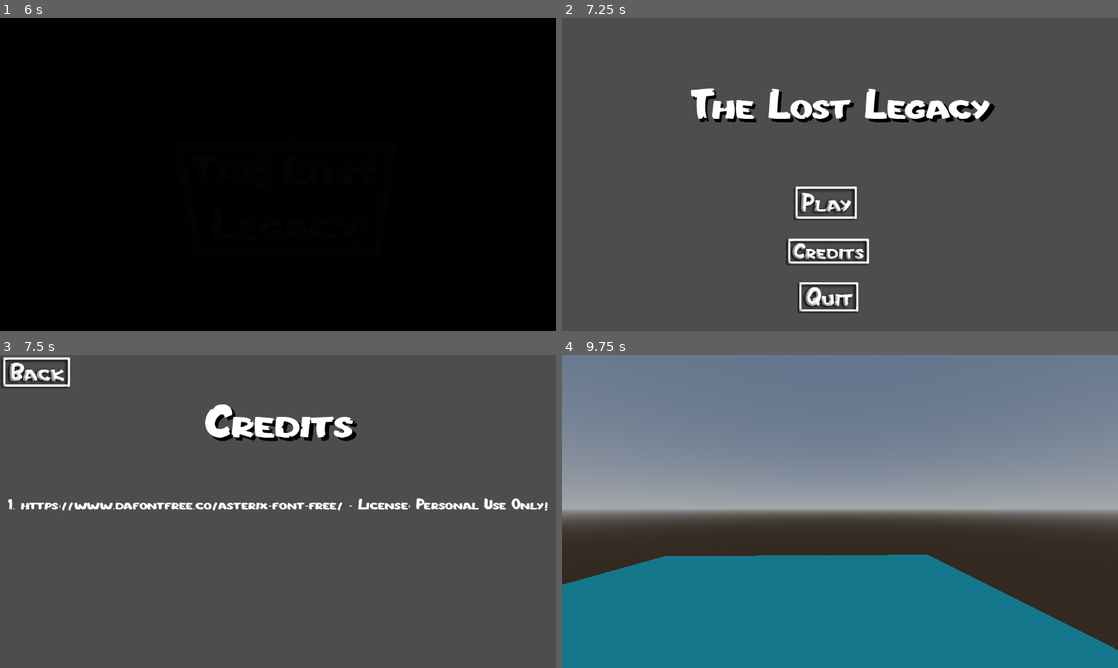
Above: before the commit, frames 1-4 (two rows, left to right).
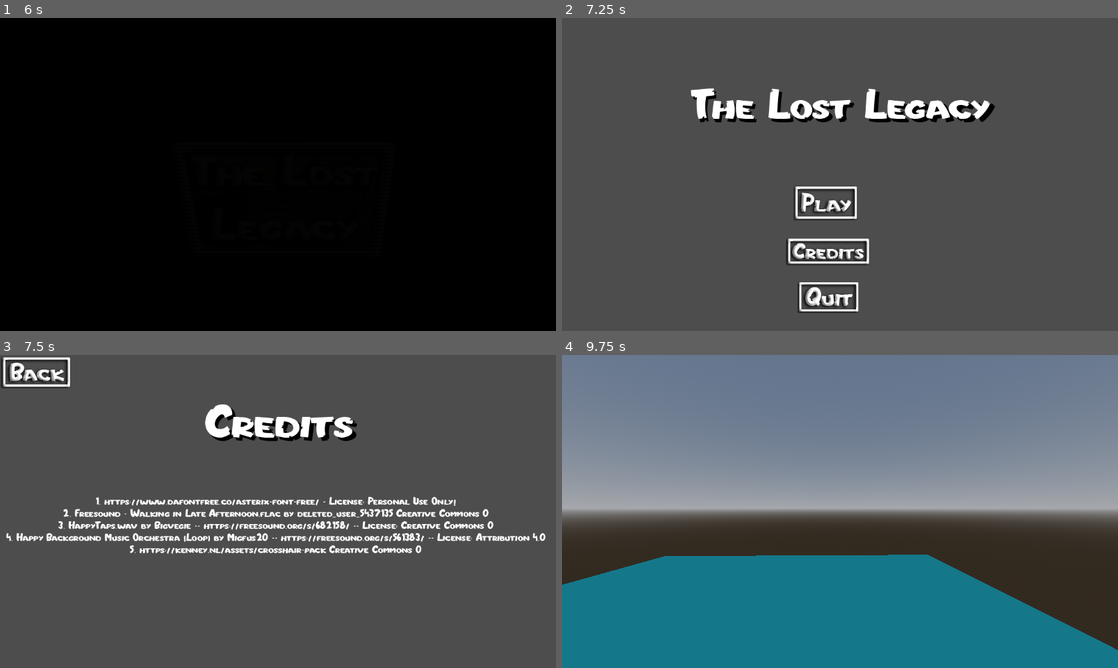
Above: after the commit, the same moments.

Repository: ShadyGitHubb/github-tutorial
Game: Godot game, scene res://scenes/logo-screen.tscn
Same seed, same stepped clock (60 frames per second), same inputs: the game is played once before the commit and once after it.
Inputs (mouse positions are in pixels of both pictures, inside the frame that each line leads up to):
- Up to frame 1 (6 s): tap Enter at 0.5 s; hold D (move_right) 0.53-1.28 s; hold S (move_backwards) 1.28-2.03 s; hold D (move_right) 2.03-2.78 s; hold W (move_forward) 2.78-3.53 s; tap Space at 3.5 s; hold A (move_left) 3.53-5.03 s; hold S (move_backwards) 5.03-5.78 s; hold D (move_right) from 5.78 s (still down)
- Up to frame 2 (7.25 s): tap Enter at 6.5 s; release D (move_right) at 6.53 s; hold W (move_forward) from 6.53 s (still down)
- Up to frame 3 (7.5 s): release W (move_forward) at 7.25 s; click (266, 589) at 7.25 s
- Up to frame 4 (9.75 s): tap Space at 8 s; hold D (move_right) 8.03-8.75 s; click (600, 373) at 8.75 s; click (823, 539) at 9.5 s

Frames 1-2 are identical in both runs. In frame 3, 5.8% of the frame differs, in the area x 1-99%, y 45-64%; in frame 4, nothing differs.

Commit message:
Started clock puzzle

Diff:
--- /dev/null
+++ b/thelostlegacy/the-lost-legacy/scenes/clock-puzzle.tscn
@@ -0,0 +1,15 @@
+[gd_scene load_steps=3 format=3 uid="uid://puack7hx5abi"]
+
+[sub_resource type="BoxMesh" id="BoxMesh_g48hp"]
+
+[sub_resource type="BoxShape3D" id="BoxShape3D_hc512"]
+
+[node name="Node3D" type="Node3D"]
+
+[node name="MeshInstance3D" type="MeshInstance3D" parent="."]
+mesh = SubResource("BoxMesh_g48hp")
+
+[node name="Area3D" type="Area3D" parent="MeshInstance3D"]
+
+[node name="CollisionShape3D" type="CollisionShape3D" parent="MeshInstance3D/Area3D"]
+shape = SubResource("BoxShape3D_hc512")
--- a/thelostlegacy/the-lost-legacy/scenes/credits-page.tscn
+++ b/thelostlegacy/the-lost-legacy/scenes/credits-page.tscn
@@ -39,13 +39,17 @@
 horizontal_alignment = 1
 
 [node name="Label4" type="Label" parent="CanvasLayer"]
-offset_left = 15.0
-offset_top = 295.0
-offset_right = 1136.0
-offset_bottom = 334.0
+offset_left = 13.0
+offset_top = 293.0
+offset_right = 1130.0
+offset_bottom = 415.0
 theme_override_fonts/font = ExtResource("2_kvq7h")
-theme_override_font_sizes/font_size = 33
-text = "1. https://www.dafontfree.co/asterix-font-free/ - License: Personal Use Only!"
+theme_override_font_sizes/font_size = 22
+text = "1. https://www.dafontfree.co/asterix-font-free/ - License: Personal Use Only!
+2. Freesound - Walking in Late Afternoon.flac by deleted_user_5437135 Creative Commons 0
+3. HappyTaps.wav by Bigvegie -- https://freesound.org/s/682158/ -- License: Creative Commons 0
+4. Happy Background Music Orchestra (Loop) by Migfus20 -- https://freesound.org/s/561383/ -- License: Attribution 4.0
+5. https://kenney.nl/assets/crosshair-pack Creative Commons 0"
 horizontal_alignment = 1
 
 [node name="TextureButton" type="TextureButton" parent="CanvasLayer"]
